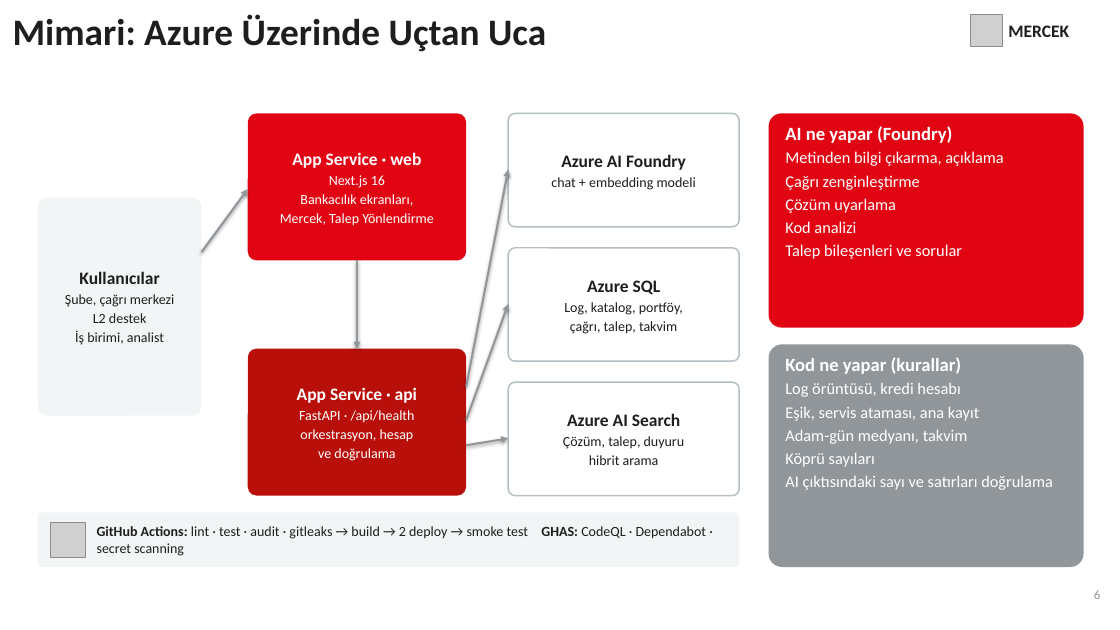
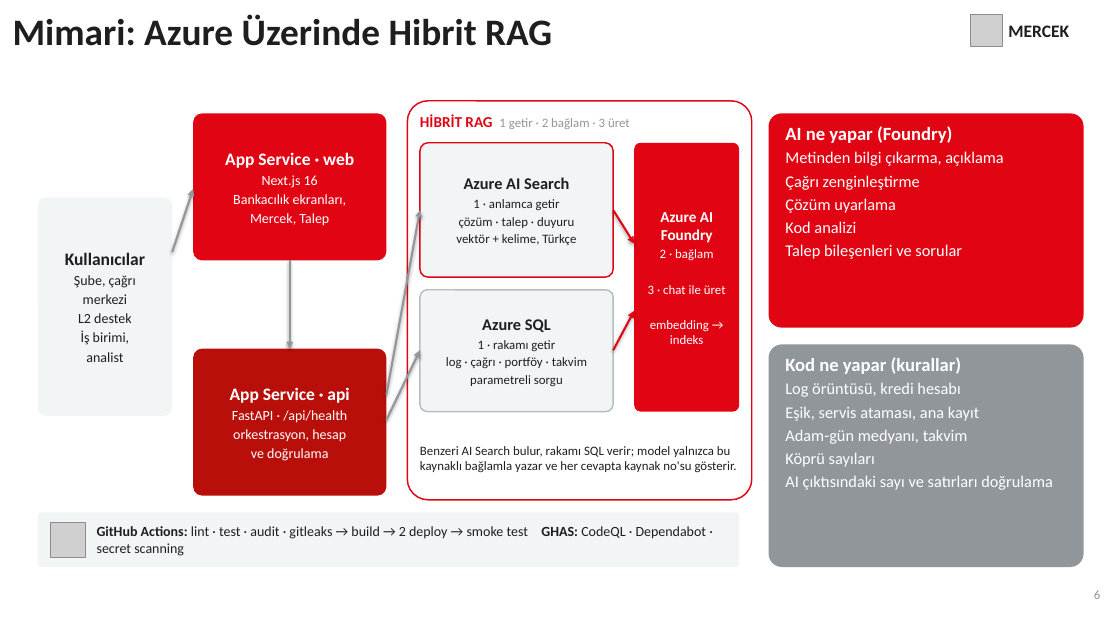
Before and after one commit to SeyhanAmasyalii/ZTHackathonStudy, a slide deck: slide 6 of presentation/Mercek_AI_Overflow_Sunum.pptx. Drawn at 1120x630 pixels with LibreOffice and Linux fonts; fonts in the diff are those of the drawing; grey boxes stand for pictures; background and template pictures are left out. Boxes give left, top, right and bottom in pixels: in the first picture for what was removed or moved away, otherwise in the second. Text is boxed around its words. In the diff, an @@ line names an element or a change of style, - is before the commit and + after.

```diff
--- a/presentation/Mercek_AI_Overflow_Sunum.pptx
+++ b/presentation/Mercek_AI_Overflow_Sunum.pptx
@@ text at (x1=13, y1=14, x2=552, y2=46): text changed @@
-Mimari: Azure Üzerinde Uçtan Uca
+Mimari: Azure Üzerinde Hibrit RAG
@@ rounded rectangle resized from (x1=248, y1=113, x2=466, y2=260) to (x1=193, y1=113, x2=386, y2=260) @@
@@ text "App Service · web" moved from (x1=280, y1=152, x2=434, y2=226) to (x1=225, y1=152, x2=354, y2=226) @@
@@ rounded rectangle resized from (x1=508, y1=248, x2=739, y2=361) to (x1=408, y1=101, x2=752, y2=500) @@
@@ rounded rectangle at (x1=408, y1=101, x2=752, y2=500): outline #B4BEC3 1.25 pt to #E10514 1.25 pt @@
@@ text added at (x1=420, y1=114, x2=630, y2=129), 11 pt, text #91969B @@
+HİBRİT RAG 1 getir · 2 bağlam · 3 üret
@@ rounded rectangle removed at (x1=508, y1=113, x2=739, y2=227) @@
@@ rounded rectangle added at (x1=420, y1=143, x2=613, y2=277), fill #F2F5F6, outline #E10514 1.25 pt @@
@@ text "Azure AI Search" moved from (x1=563, y1=413, x2=685, y2=465) to (x1=456, y1=177, x2=576, y2=245) @@
@@ rounded rectangle added at (x1=634, y1=143, x2=739, y2=412), fill #E10514 @@
@@ text "Azure AI Foundry" moved from (x1=551, y1=154, x2=696, y2=190) to (x1=648, y1=212, x2=726, y2=344) @@
@@ text at (x1=233, y1=175, x2=346, y2=226): text changed @@
-Next.js 16
-Bankacılık ekranları,
-Mercek, Talep Yönlendirme
+Next.js 16
+Bankacılık ekranları,
+Mercek, Talep
@@ text at (x1=464, y1=177, x2=569, y2=189): size 15 to 14 pt in "Azure AI Search" @@
@@ rounded rectangle resized from (x1=38, y1=197, x2=202, y2=416) to (x1=38, y1=197, x2=172, y2=416) @@
@@ text "Kullanıcılar" rewrapped from (x1=65, y1=271, x2=174, y2=345) to (x1=65, y1=252, x2=145, y2=362) @@
@@ arrow moved from (202, 252) - (248, 189) to (172, 252) - (193, 189) @@
@@ text at (x1=456, y1=199, x2=576, y2=245): text changed; size 12 to 11 pt @@
-Çözüm, talep, duyuru
-hibrit arama
+1 · anlamca getir
+çözüm · talep · duyuru
+vektör + kelime, Türkçe
@@ arrow moved from (466, 386) - (508, 170) to (386, 395) - (420, 210) @@
@@ arrow added from (613, 210) to (634, 244), #E10514 1.75 pt @@
@@ text at (x1=660, y1=212, x2=713, y2=243): size 15 to 13 pt, text colour #1E1E1E to #FFFFFF in "Azure AI Foundry" @@
@@ arrow moved from (357, 260) - (357, 349) to (290, 260) - (290, 349) @@
@@ text at (x1=648, y1=249, x2=726, y2=344): text changed; size 12 to 11 pt; text colour #1E1E1E to #FFFFFF @@
-chat + embedding modeli
+2 · bağlam
+3 · chat ile üret
+embedding → indeks
@@ rounded rectangle added at (x1=420, y1=290, x2=613, y2=412), fill #F2F5F6, outline #B4BEC3 1.25 pt @@
@@ text "Azure SQL" moved from (x1=564, y1=280, x2=683, y2=334) to (x1=446, y1=319, x2=587, y2=386) @@
@@ text at (x1=482, y1=319, x2=551, y2=332): size 15 to 14 pt in "Azure SQL" @@
@@ arrow added from (613, 350) to (634, 311), #E10514 1.75 pt @@
@@ rounded rectangle resized from (x1=248, y1=349, x2=466, y2=496) to (x1=193, y1=349, x2=386, y2=496) @@
@@ text "App Service · api" moved from (x1=297, y1=387, x2=417, y2=461) to (x1=230, y1=387, x2=349, y2=461) @@
@@ arrow moved from (466, 420) - (508, 304) to (386, 420) - (420, 350) @@
@@ text at (x1=446, y1=340, x2=587, y2=386): text changed; size 12 to 11 pt @@
-Log, katalog, portföy,
-çağrı, talep, takvim
+1 · rakamı getir
+log · çağrı · portföy · takvim
+parametreli sorgu
@@ rounded rectangle removed at (x1=508, y1=382, x2=739, y2=496) @@
@@ text added at (x1=420, y1=446, x2=737, y2=472), 11 pt, text #1E1E1E @@
+Benzeri AI Search bulur, rakamı SQL verir; model yalnızca bu kaynaklı bağlamla yazar ve her cevapta kaynak no'su gösterir.
@@ arrow removed from (466, 445) to (508, 439) @@
```
Also in this commit, not shown: 1 other slide changed, 1 other file.
